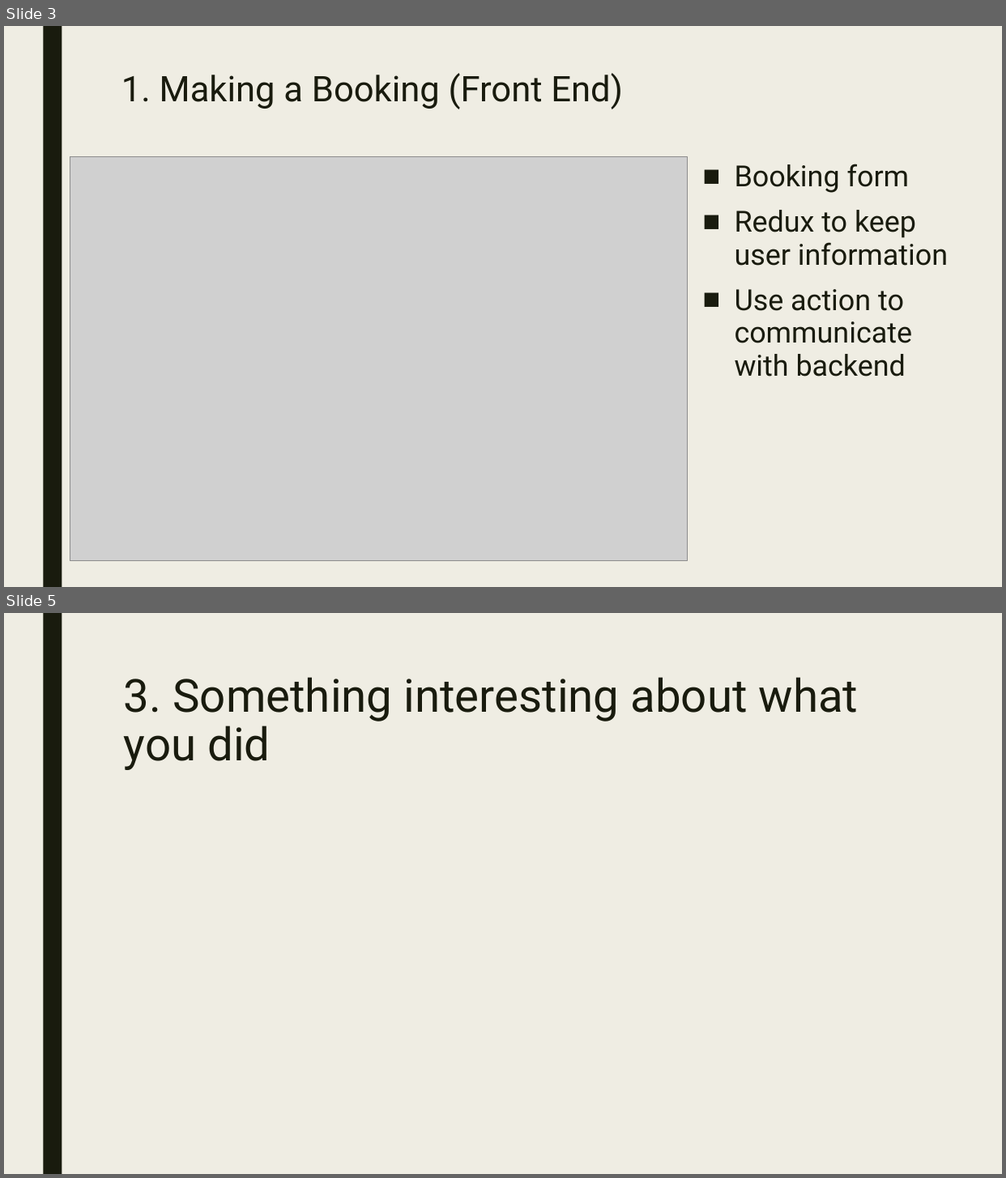
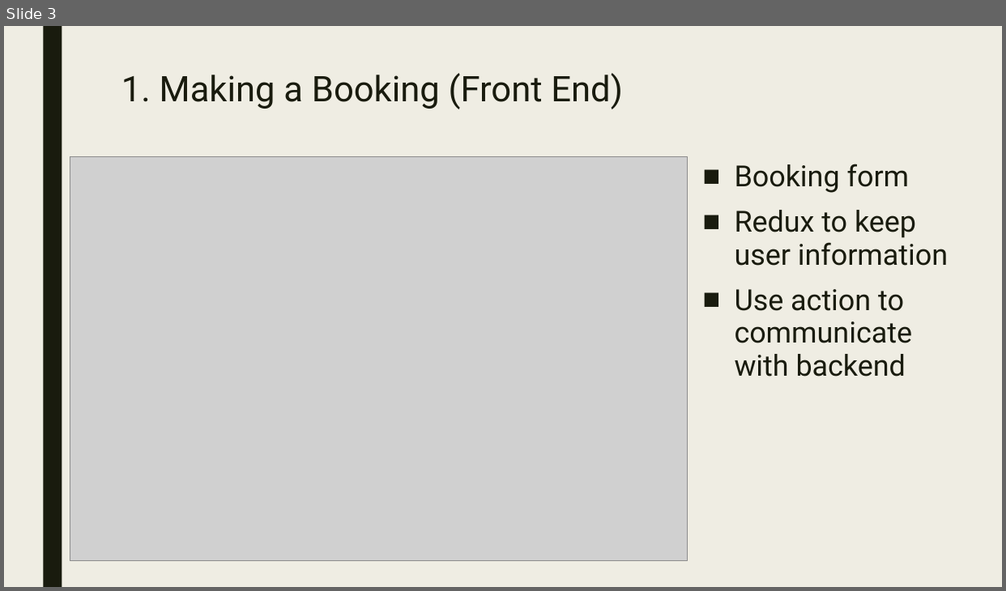
Before and after one commit to RMIT-SEPT/majorproject-5-wed-16-30-6, a slide deck: docs/Presentation/milestone3_presentation.pptx. Shown one above the other, each under a label of ours: slides 3 and 5 before the commit, slide 3 after it; the slides between them are not shown. The pictures are 1006x1178 and 1006x591 pixels, drawn with LibreOffice and Linux fonts; fonts in the diff are those of the drawing; grey boxes stand for pictures. Boxes give left, top, right and bottom in pixels: in the first picture for what was removed or moved away, otherwise in the second. Text is boxed around its words. In the diff, an @@ line names an element or a change of style, - is before the commit and + after.

```diff
--- a/docs/Presentation/milestone3_presentation.pptx
+++ b/docs/Presentation/milestone3_presentation.pptx
@@ slide 5 removed at box(4, 613, 1002, 1174), background #EFEDE3 @@
@@ rectangle removed at box(43, 613, 62, 1174) @@
@@ title removed at box(124, 677, 859, 770) @@
-3. Something interesting about what you did
```
Also in this commit, not shown: 1 slide changed, 4 slides added, 1 other slide removed, 30 other files.
